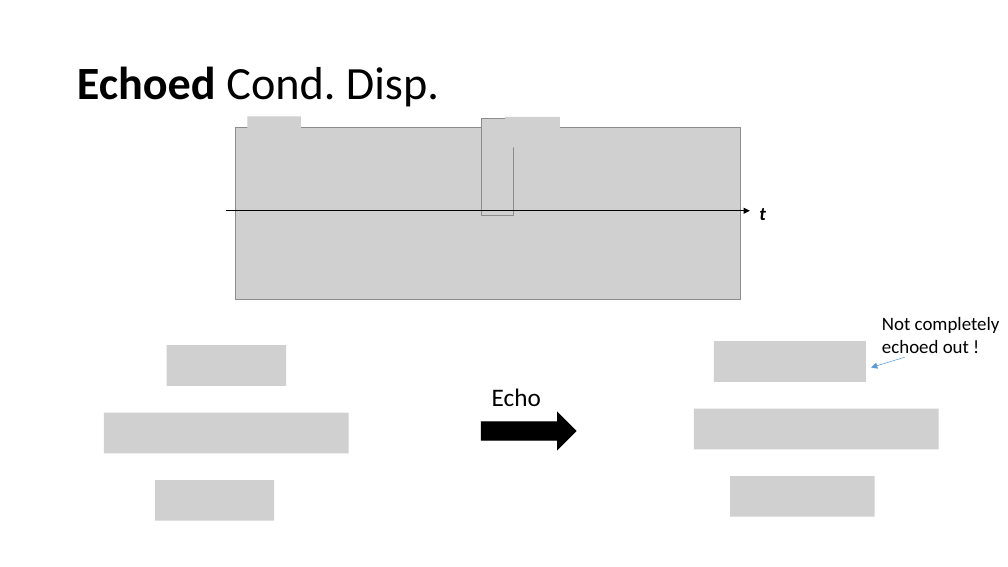
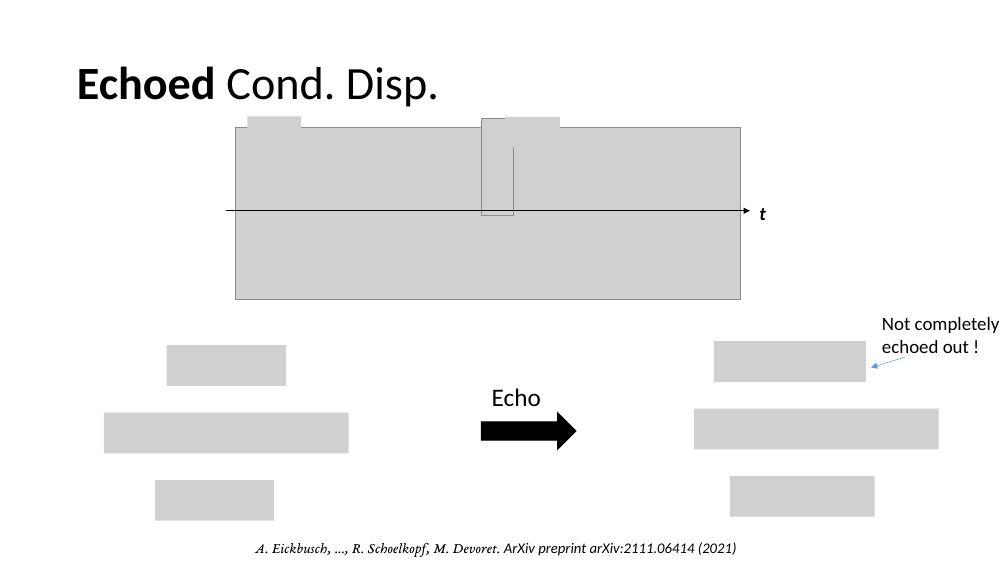
Before and after one commit to EeshGupta/Multimode-Conditional-Displacements, a slide deck: slide 8 of presentations/mcd.pptx. Drawn at 1008x567 pixels with LibreOffice and Linux fonts; fonts in the diff are those of the drawing; grey boxes stand for pictures. Boxes give left, top, right and bottom in pixels: in the first picture for what was removed or moved away, otherwise in the second. Text is boxed around its words. In the diff, an @@ line names an element or a change of style, - is before the commit and + after.

Commit message:
--updated presentation

```diff
--- a/presentations/mcd.pptx
+++ b/presentations/mcd.pptx
@@ text added at bbox=[255, 542, 737, 557], 14 pt, text #000000, italic @@
+A. Eickbusch, ..., R. Schoelkopf, M. Devoret. ArXiv preprint arXiv:2111.06414 (2021)
```
Also in this commit, not shown: 4 other slides changed, 1 slide added, 1 other file.
